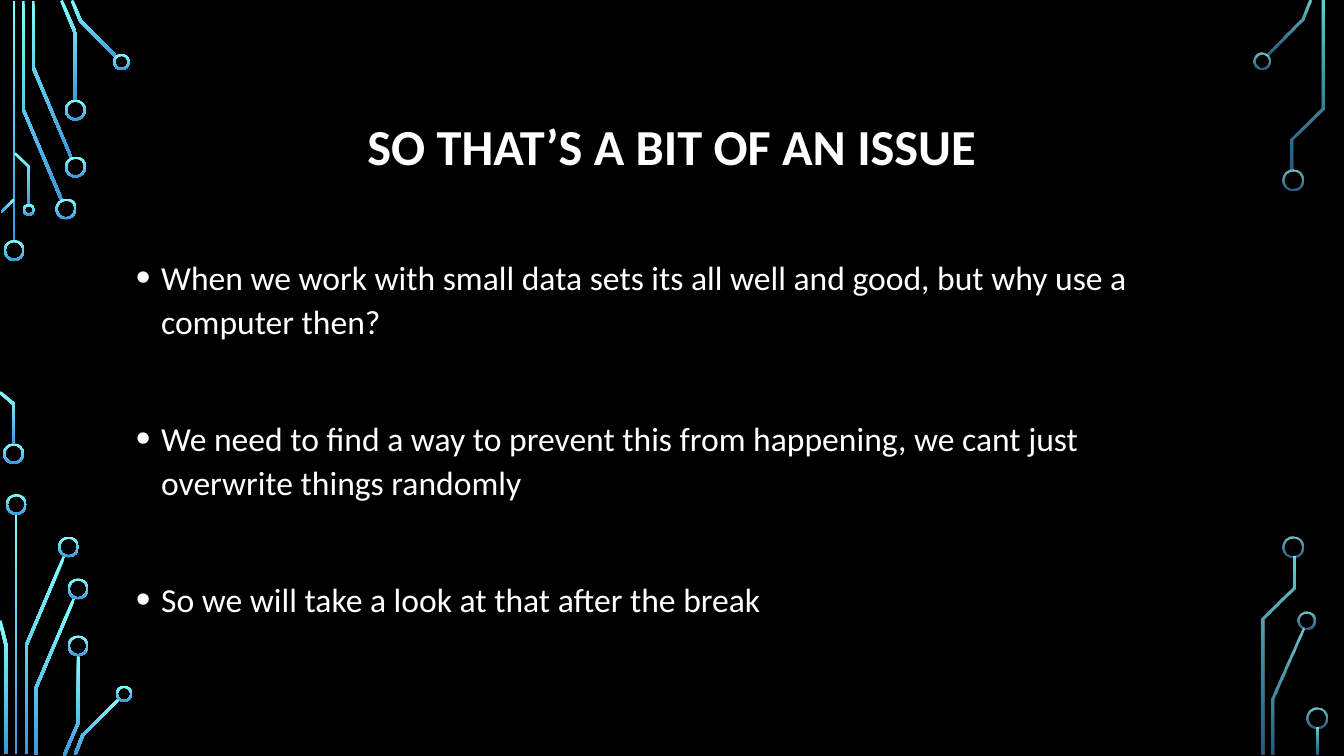
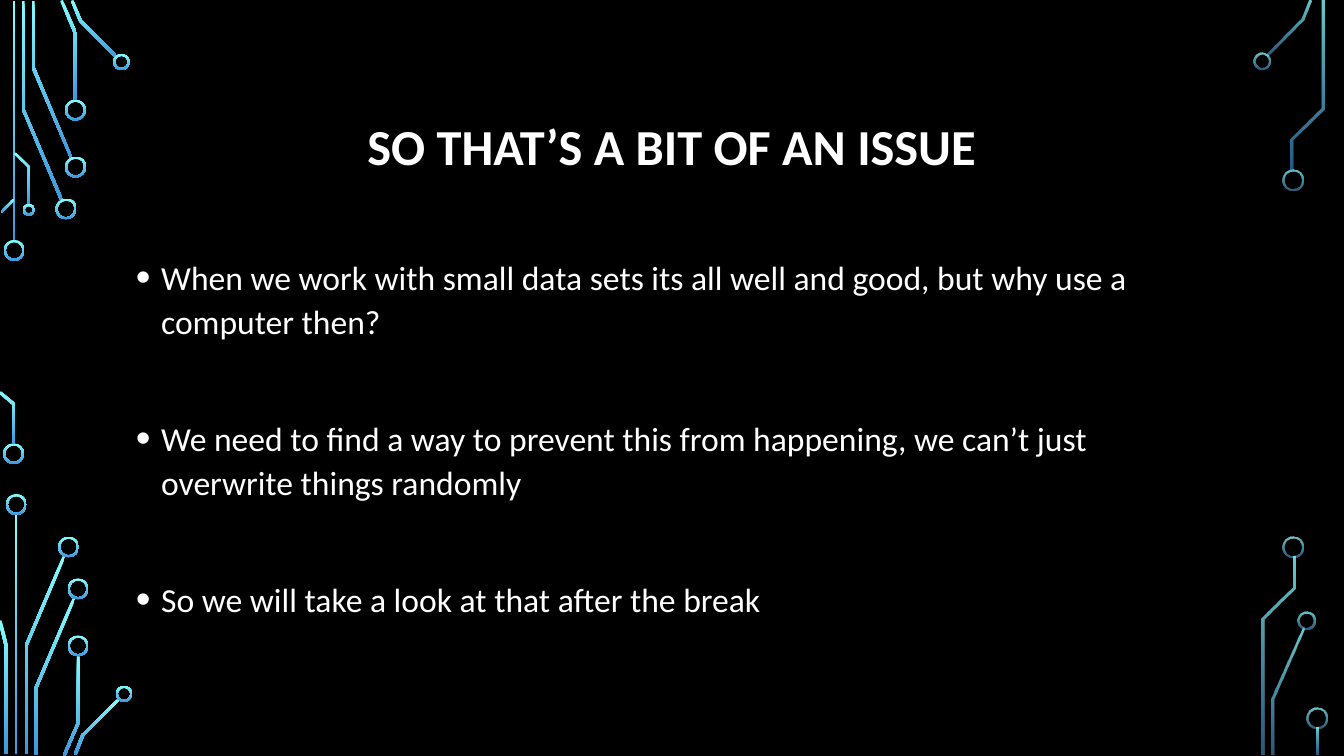
Before and after one commit to psypdt/Advanced_Summer_Course, a slide deck: slide 34 of Day3/Day_3.pptx. Drawn at 1344x756 pixels with LibreOffice and Linux fonts; fonts in the diff are those of the drawing; background and template pictures are left out. Boxes give left, top, right and bottom in pixels: in the first picture for what was removed or moved away, otherwise in the second. Text is boxed around its words. In the diff, an @@ line names an element or a change of style, - is before the commit and + after.

```diff
--- a/Day3/Day_3.pptx
+++ b/Day3/Day_3.pptx
@@ text at (x1=161, y1=427, x2=1087, y2=501): text changed @@
-• We need to find a way to prevent this from happening, we cant just overwrite things randomly
+• We need to find a way to prevent this from happening, we can’t just overwrite things randomly
```
Also in this commit, not shown: 26 other slides changed, 1 slide added, 1 slide removed.
